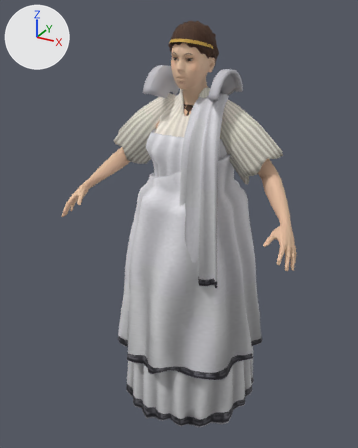
An edit to the glTF model modelos/personaje_romana_alta.glb, drawn before and after from the same camera.
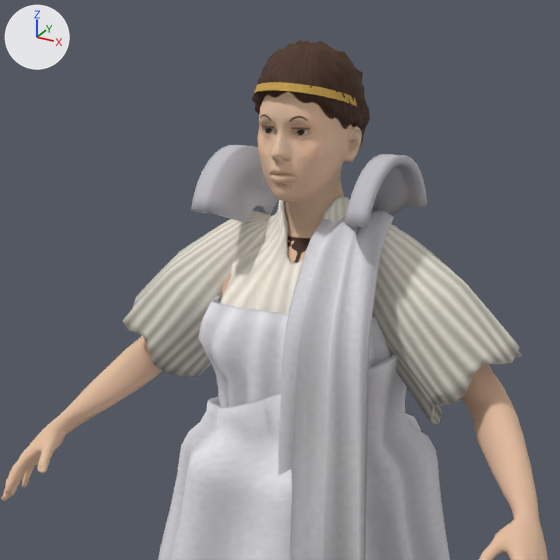
There are two pictures of each version: one whole from a 50 mm lens placed at (0.869, -1.695, 1.693), pointed at (-0.055, -0.013, 0.852), one close up on the part from 17% to 84% of the width and 1% to 54% of the height. The lights are fixed; the arrows at upper left show +X, +Y and +Z. The last two pictures show the newer version. Vertices at exactly the same position are counted once.

The scene before the commit, as lines of its bpy script (objects in view):
```python
me_manga_007 = bpy.data.meshes.new('manga.007')
me_manga_007.from_pydata(...)  # 838 vertices, 1672 faces; spans x -0.357..-0.059, y -0.078..0.1, z 1.076..1.382
me_manga_007.materials.append(mat_tunica_001)  # picture img_tunica
me_palla = bpy.data.meshes.new('palla')
me_palla.from_pydata(...)  # 3188 vertices, 6376 faces; spans x -0.329..0.326, y -0.336..0.336, z 0.298..1.198
me_palla.materials.append(mat_palla)  # picture img_palla
me_romana_cuerpo = bpy.data.meshes.new('romana_cuerpo')
me_romana_cuerpo.from_pydata(...)  # 9404 vertices, 18198 faces; spans x -0.5..0.5, y -0.271..0.136, z 0.0..1.492
me_romana_cuerpo.materials.append(mat_romana_piel)  # picture img_romana_piel
me_tirante = bpy.data.meshes.new('tirante')
me_tirante.from_pydata(...)  # 150 vertices, 296 faces; spans x 0.096..0.15, y -0.12..0.12, z 1.369..1.486
me_tirante.materials.append(mat_estola_001)
me_tirante_001 = bpy.data.meshes.new('tirante.001')
me_tirante_001.from_pydata(...)  # 150 vertices, 296 faces; spans x -0.15..-0.096, y -0.12..0.12, z 1.369..1.486
me_tirante_001.materials.append(mat_estola_001)
ob_manga_007 = bpy.data.objects.new('manga.007', me_manga_007)
ob_manga_007.location = (0.0, 0.0, 0.0)
ob_palla = bpy.data.objects.new('palla', me_palla)
ob_palla.location = (0.0, 0.0, 0.0)
ob_romana_cuerpo = bpy.data.objects.new('romana_cuerpo', me_romana_cuerpo)
ob_romana_cuerpo.location = (0.0, 0.0, 0.0)
ob_tirante = bpy.data.objects.new('tirante', me_tirante)
ob_tirante.location = (0.0, 0.0, 0.0)
ob_tirante_001 = bpy.data.objects.new('tirante.001', me_tirante_001)
ob_tirante_001.location = (0.0, 0.0, 0.0)
# also in view: 'romana_cabeza' at (0.0, -0.011, 1.469); 'tunica.001' at (0.001, 0.001, 0.718); 'romana_cinta' at (0.0, -0.012, 1.561); 'manga.006' at (0.208, 0.009, 1.229); 'estola' at (-0.002, 0.001, 0.639)
```
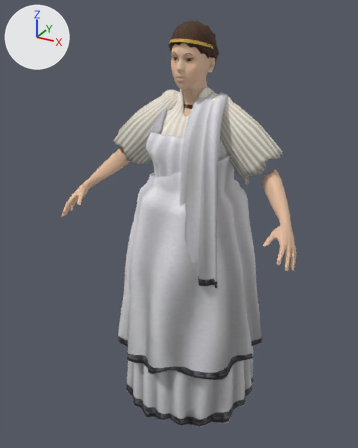
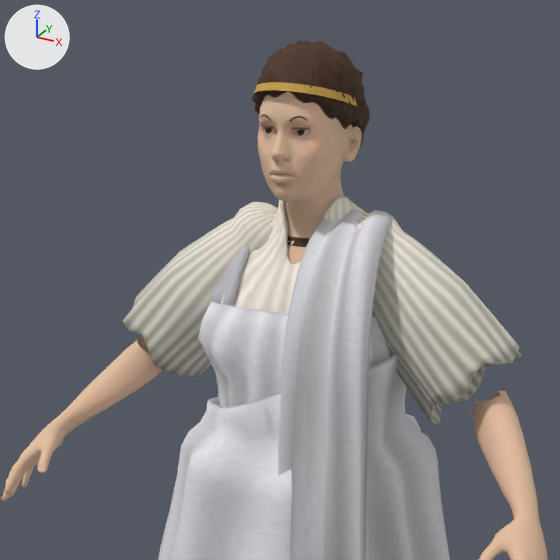
Location of each change, [x1, y1, x2, y2] in pixels of the close-ups (560 x 560 px; the box of a moved part takes in the faces that stretch with it):
'manga.007', reshaped (13% wider)
    before: [123, 211, 271, 376]
    after: [123, 202, 290, 376]
'tirante.001', reshaped
    before: [191, 145, 278, 223]
    after: [209, 245, 250, 306]
'tirante', reshaped (not visible afterwards)
    before: [345, 154, 427, 233]
part 1 of me_manga_007, moved or reshaped
    before: [230, 211, 271, 252]
    after: [230, 202, 290, 252]
part 2 of me_romana_cuerpo, deleted (mostly hidden)
    before: [138, 171, 505, 413]

What changed in the scene script:
```text
Change me_manga_007:
    used by ob_manga_007; location = (0.0, 0.0, 0.0)
    remove me_manga_007.from_pydata(...)  # 838 vertices, 1672 faces; spans x -0.357..-0.059, y -0.078..0.1, z 1.076..1.382
    add me_manga_007.from_pydata(...)  # 838 vertices, 1672 faces; spans x -0.357..-0.045, y -0.078..0.1, z 1.076..1.396
    me_manga_007 part 1: 198 of 838 vertices moved; they spanned x -0.146..-0.059, y -0.035..0.065, z 1.298..1.382 and now span x -0.145..-0.045, y -0.039..0.071, z 1.299..1.396; mean shift (0.007, 0.0, 0.008); largest move (-0.081, 0.022, 1.362) -> (-0.069, 0.028, 1.372)
Change me_romana_cuerpo:
    used by ob_romana_cuerpo; location = (0.0, 0.0, 0.0)
    remove me_romana_cuerpo.from_pydata(...)  # 9404 vertices, 18198 faces; spans x -0.5..0.5, y -0.271..0.136, z 0.0..1.492
    add me_romana_cuerpo.from_pydata(...)  # 8618 vertices, 16660 faces; spans x -0.5..0.5, y -0.271..0.136, z 0.0..1.492
    me_romana_cuerpo part 2: 786 vertices removed from x -0.332..0.332, y -0.093..0.103, z 1.107..1.474
Change me_tirante:
    used by ob_tirante; location = (0.0, 0.0, 0.0)
    remove me_tirante.from_pydata(...)  # 150 vertices, 296 faces; spans x 0.096..0.15, y -0.12..0.12, z 1.369..1.486
    add me_tirante.from_pydata(...)  # 150 vertices, 296 faces; spans x 0.091..0.139, y -0.103..0.122, z 1.233..1.361
    me_tirante part 3: 150 of 150 vertices moved; they spanned x 0.096..0.15, y -0.12..0.12, z 1.369..1.486 and now span x 0.091..0.139, y -0.103..0.122, z 1.233..1.361; mean shift (-0.013, 0.006, -0.137)
Change me_tirante_001:
    used by ob_tirante_001; location = (0.0, 0.0, 0.0)
    remove me_tirante_001.from_pydata(...)  # 150 vertices, 296 faces; spans x -0.15..-0.096, y -0.12..0.12, z 1.369..1.486
    add me_tirante_001.from_pydata(...)  # 150 vertices, 296 faces; spans x -0.139..-0.091, y -0.103..0.122, z 1.233..1.361
    me_tirante_001 part 4: 150 of 150 vertices moved; they spanned x -0.15..-0.096, y -0.12..0.12, z 1.369..1.486 and now span x -0.139..-0.091, y -0.103..0.122, z 1.233..1.361; mean shift (0.013, 0.006, -0.137)
```
